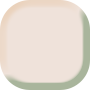
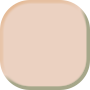
Comparing the layer stacks of the two 90 × 90 images. Changes:
added group "ButtonDown" with 2 layers above "ButtonUp" over (0, 0, 90, 90)
added layer "Rounded Rectangle 1" (1st of 2, in "ButtonDown") in group "ButtonDown" over (0, 0, 90, 90)
moved "Rounded Rectangle 1" (2nd of 2, in "ButtonUp") into group "ButtonUp" over (0, 0, 90, 90)
